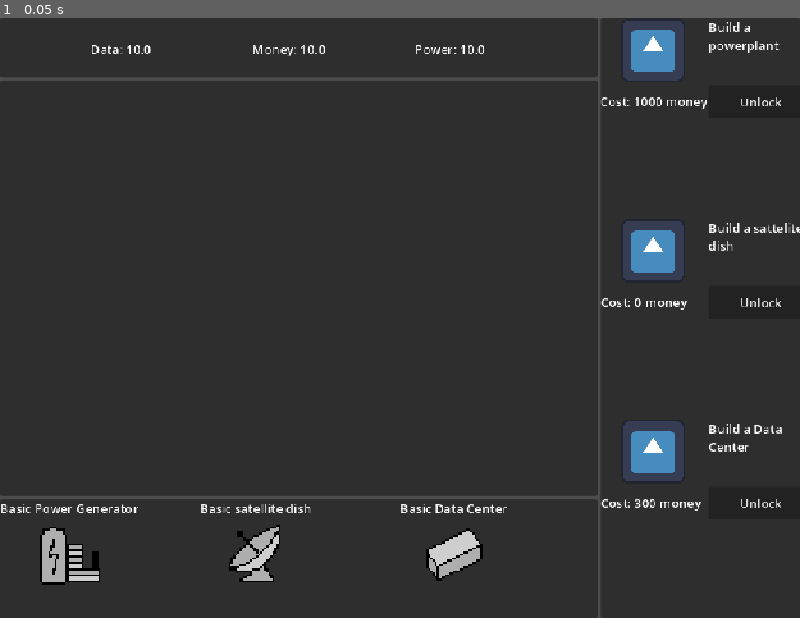
Above: before the commit, frame 1.
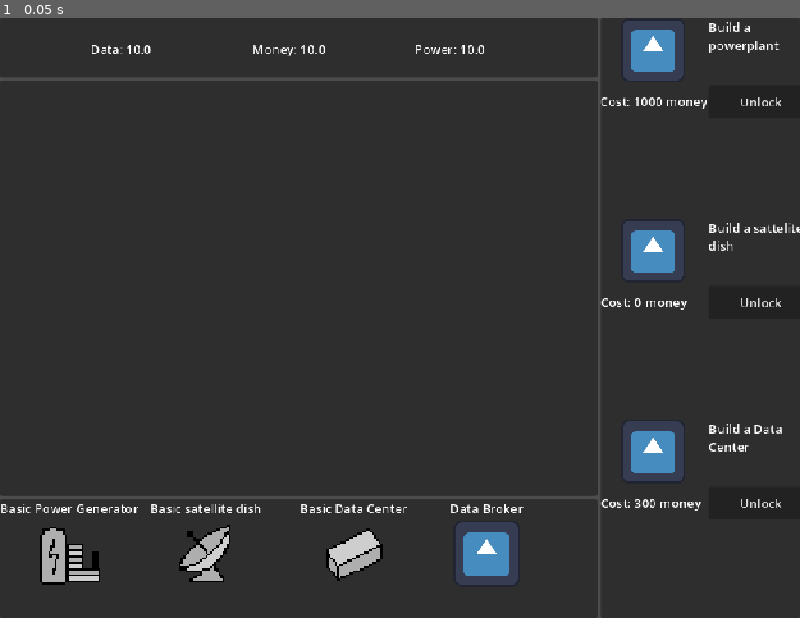
Above: after the commit, the same moment.

Repository: 23edsa/LDJAM_59
Game: Godot game, scene res://Scenes/Main.tscn
The game is run twice, just before and just after one commit, with the same random seed, the same clock (stepped at 60 frames per second) and the same inputs. The engine's default icon, where the game draws it, is replaced by a stand-in: a white triangle on a blue panel in a dark square.
Inputs:
- Up to frame 1 (0.05 s): no input

The runs differ from the first frame. In frame 1, 2.5% of the frame differs, in the area x 18-66%, y 81-95%.

Commit message:
added data_broker structure

Diff:
--- /dev/null
+++ b/Scenes/Generators/Data_broker.tres
@@ -0,0 +1,14 @@
+[gd_resource type="Resource" script_class="BuildingData" format=3 uid="uid://cbywbuf84ngip"]
+
+[ext_resource type="Script" uid="uid://sf8jcwrbdtyx" path="res://Scripts/Generators/Building_data.gd" id="1_lusbh"]
+[ext_resource type="PackedScene" uid="uid://c6c27obq3hbm4" path="res://Scenes/Generators/data_broker.tscn" id="1_sndr0"]
+[ext_resource type="Texture2D" uid="uid://jaxam4u7wajp" path="res://icon.svg" id="2_oheci"]
+
+[resource]
+script = ExtResource("1_lusbh")
+id = "data_broker"
+display_name = "Data Broker"
+icon = ExtResource("2_oheci")
+building_scene = ExtResource("1_sndr0")
+initially_unlocked = true
+metadata/_custom_type_script = "uid://sf8jcwrbdtyx"
--- /dev/null
+++ b/Scenes/Generators/data_broker.tscn
@@ -0,0 +1,7 @@
+[gd_scene format=3 uid="uid://c6c27obq3hbm4"]
+
+[ext_resource type="PackedScene" uid="uid://ck52276utv3bl" path="res://Scenes/Generators/BasicBuilding.tscn" id="1_eligb"]
+
+[node name="BasicBuilding" unique_id=738684379 instance=ExtResource("1_eligb")]
+building_name = "Data Broker"
+produces = {}
--- a/Scenes/Main.tscn
+++ b/Scenes/Main.tscn
@@ -8,19 +8,20 @@
 [ext_resource type="Resource" uid="uid://uvc1yfh2tgut" path="res://Scenes/Generators/Data_center.tres" id="6_vy5pj"]
 [ext_resource type="PackedScene" uid="uid://buqyim7fora5u" path="res://Scenes/Building_card.tscn" id="7_50glp"]
 [ext_resource type="Script" uid="uid://wtxo1lovjv5t" path="res://Scripts/Milestones/Milestone_data.gd" id="7_bmxlf"]
+[ext_resource type="Resource" uid="uid://cbywbuf84ngip" path="res://Scenes/Generators/Data_broker.tres" id="7_h1m7h"]
 [ext_resource type="Resource" uid="uid://bo6cwej2vm3x2" path="res://Scenes/Milestones/Milestone_01.tres" id="8_4kpch"]
 [ext_resource type="PackedScene" uid="uid://bg4c8rn6xo711" path="res://Scenes/Milestone_card.tscn" id="8_vy5pj"]
 [ext_resource type="Resource" uid="uid://lsa1o7wnb2od" path="res://Scenes/Milestones/Milestone_02.tres" id="9_frkhe"]
 [ext_resource type="Resource" uid="uid://dl8socjmaldus" path="res://Scenes/Milestones/Milestone_03.tres" id="10_1p5hy"]
 [ext_resource type="PackedScene" uid="uid://dbcp3x4ql3s5l" path="res://Scenes/Managers/Resource_manager.tscn" id="11_4kpch"]
-[ext_resource type="PackedScene" uid="uid://bje5xsl6q8imc" path="res://Scenes/Managers/New_level_manager.tscn" id="12_grg3l"]
+[ext_resource type="PackedScene" path="res://Scenes/Managers/New_level_manager.tscn" id="12_grg3l"]
 
 [node name="Main" type="Node2D" unique_id=1727471405]
 script = ExtResource("1_idj7w")
 
 [node name="MainUI" type="CanvasLayer" parent="." unique_id=1331611584]
 script = ExtResource("2_kln2b")
-all_buildings = Array[ExtResource("3_v1gob")]([ExtResource("4_jw32o"), ExtResource("5_50glp"), ExtResource("6_vy5pj")])
+all_buildings = Array[ExtResource("3_v1gob")]([ExtResource("4_jw32o"), ExtResource("5_50glp"), ExtResource("6_vy5pj"), ExtResource("7_h1m7h")])
 all_milestones = Array[ExtResource("7_bmxlf")]([ExtResource("8_4kpch"), ExtResource("9_frkhe"), ExtResource("10_1p5hy")])
 building_card_scene = ExtResource("7_50glp")
 milestone_card_scene = ExtResource("8_vy5pj")
